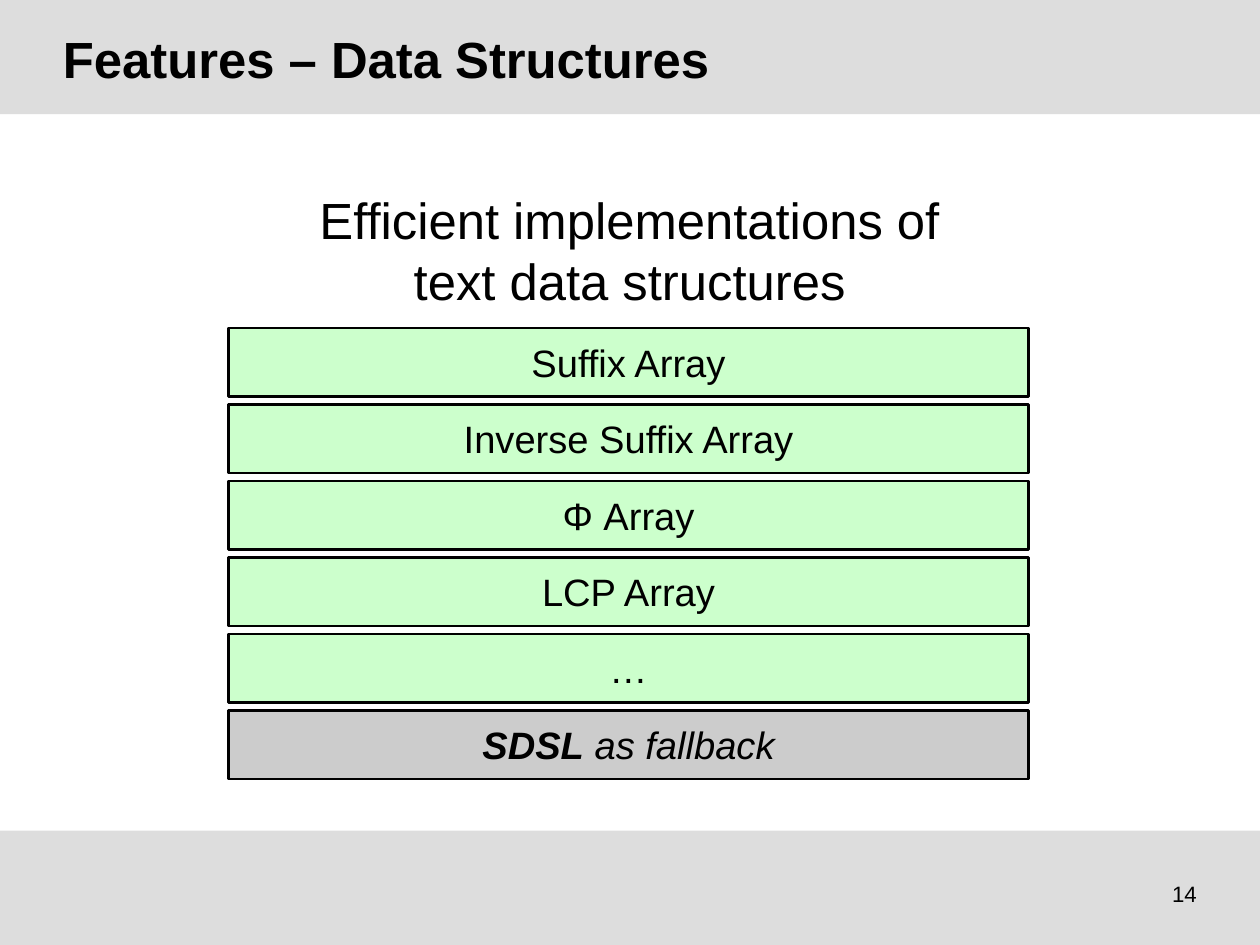
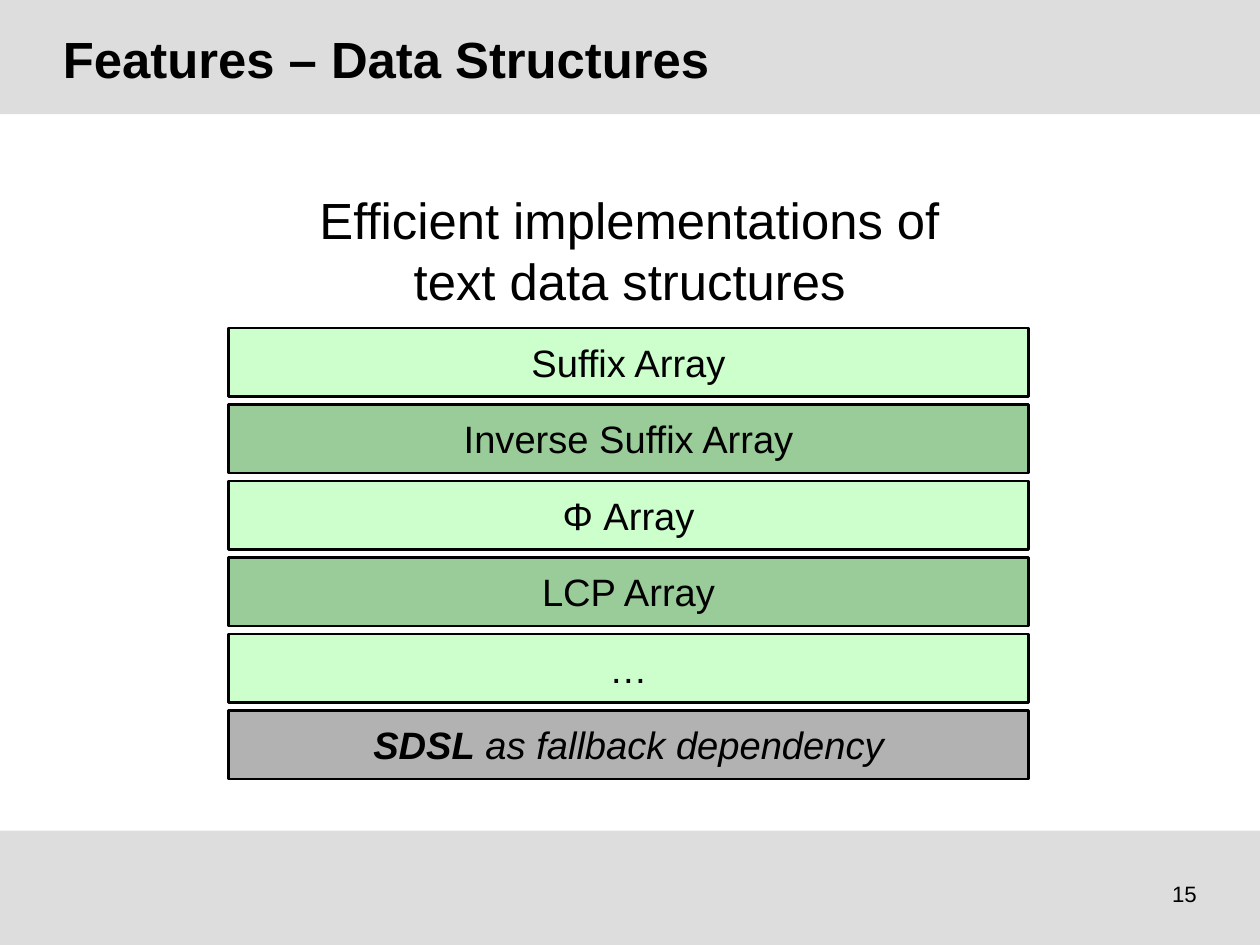
Before and after one commit to tudocomp/tudocomp, a slide deck: slide 15 of etc/presentation.odp (slide 14 before the commit). Drawn at 1260x945 pixels with LibreOffice and Linux fonts; fonts in the diff are those of the drawing; background and template pictures are left out. Boxes give left, top, right and bottom in pixels: in the first picture for what was removed or moved away, otherwise in the second. Text is boxed around its words. In the diff, an @@ line names an element or a change of style, - is before the commit and + after.

```diff
--- a/etc/presentation.odp
+++ b/etc/presentation.odp
@@ rectangle "Inverse Suffix Array" at (229,405,1029,473): fill #CCFFCC to #99CC99 @@
@@ rectangle "LCP Array" at (229,558,1029,627): fill #CCFFCC to #99CC99 @@
@@ rectangle "SDSL as fallback dependency" at (229,711,1029,780): fill #CCCCCC to #B2B2B2 @@
@@ text in rectangle at (373,731,884,767): text changed @@
-SDSL as fallback
+SDSL as fallback dependency
@@ page number at (1172,886,1197,903): text changed @@
-14
+15
```
Also in this commit, not shown: 6 other slides changed, 5 slides added, 3 slides removed.
